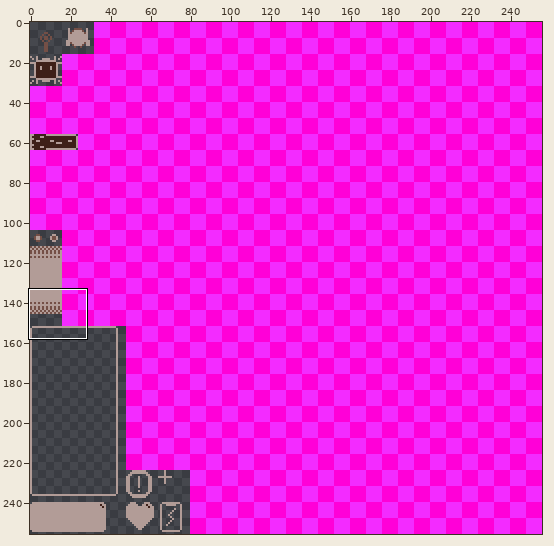
Edited in one commit: sprite sheet (resources/atlas.png). The first picture is a wide view before the edit; the outline marks the close-up.
Close-up. The starting point:
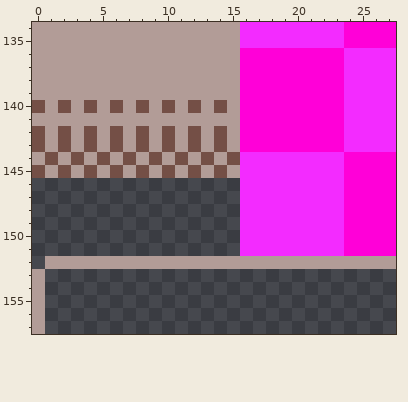
The file is 256x256 pixels. Shown: x 0..27, y 134..157.
Once edited:
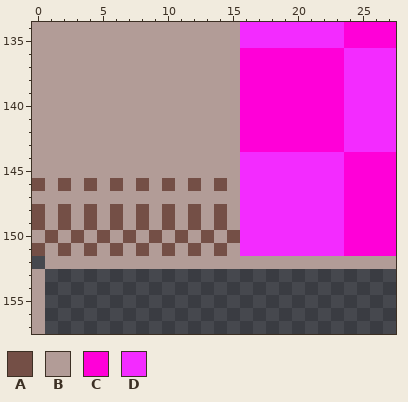
Palette (. is transparent): A #744f46  B #b29c97  C #ff00d8  D #f32bff
Commit message: 🛠️ resize laser texture
Changes in this commit:
y 140: x 0 A -> B; x 2 A -> B; x 4 A -> B; x 6 A -> B; x 8 A -> B; x 10 A -> B; x 12 A -> B; x 14 A -> B
y 142..143: x 0 A -> B; x 2 A -> B; x 4 A -> B; x 6 A -> B; x 8 A -> B; x 10 A -> B; x 12 A -> B; x 14 A -> B
y 144: x 1 A -> B; x 3 A -> B; x 5 A -> B; x 7 A -> B; x 9 A -> B; x 11 A -> B; x 13 A -> B; x 15 A -> B
y 145: x 0 A -> B; x 2 A -> B; x 4 A -> B; x 6 A -> B; x 8 A -> B; x 10 A -> B; x 12 A -> B; x 14 A -> B
y 146: x 0..15 ................ -> ABABABABABABABAB
y 147: x 0..15 ................ -> BBBBBBBBBBBBBBBB
y 148..149: x 0..15 ................ -> ABABABABABABABAB
y 150: x 0..15 ................ -> BABABABABABABABA
y 151: x 0..15 ................ -> ABABABABABABABAB
Pixel boxes of the changes (left, top, right, bottom) in both close-ups:
changed: (32, 100, 240, 256)
